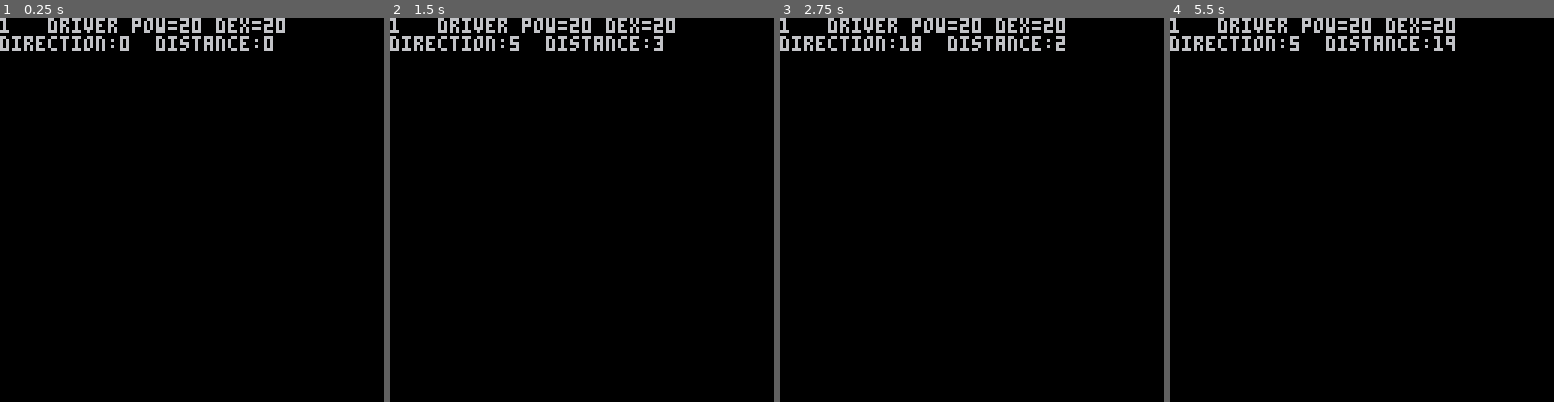
Above: before the commit, frames 1-4 (left to right).
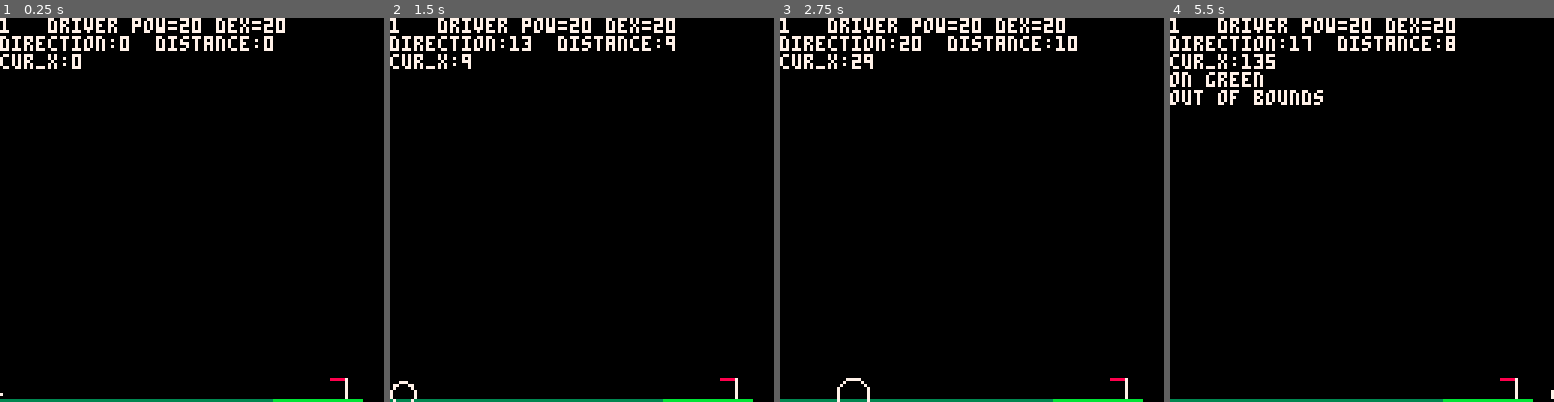
Above: after the commit, the same moments.

Repository: allstargoldeneye/pico8-power-projects
Game: PICO-8 cartridge dicegolf/dicegolf.p8
Two runs of this game, one before a commit and one after it. Both use one fixed random seed, a clock stepped at 60 frames per second and the inputs below.
Inputs:
- Up to frame 1 (0.25 s): no input
- Up to frame 2 (1.5 s): tap X (X key) at 1.07 s
- Up to frame 3 (2.75 s): tap X (X key) at 2.07, 2.4, 2.73 s; hold Down from 2.42 s (still down)
- Up to frame 4 (5.5 s): release Down at 2.82 s; tap X (X key) every 0.33 s from 3.07 to 5.4 s; hold Up 3.58-4.08 s; hold Down 4.58-5.08 s

The runs differ from the first frame. In frame 1, 3.4% of the frame differs, in the area x 0-95%, y 0-100%; in frame 2, 3.9%; in frame 3, 3.8%; in frame 4, 5.0%, in the area x 0-100%, y 0-100%.

Commit message:
Added a small "course" and swing display
This adds a small "course at the bottom of the screen and displays current location at the top. If ball reaches green or nat 20, it is displayed.

Diff:
--- a/dicegolf/dicegolf.p8
+++ b/dicegolf/dicegolf.p8
@@ -1,8 +1,9 @@
 pico-8 cartridge // http://www.pico-8.com
-version 42
+version 43
 __lua__
 function _init()
 	p_init()
+	map_init()
 end
 
 function _update()
@@ -21,6 +22,23 @@
  end --]]
  print("direction:"..s_direction
  .."  distance:"..s_distance)
+ print("cur_x:"..cur_ball_x)
+ draw_course()
+
+ if (btnp(❎)) then
+  cur_ball_x += s_distance
+  prev_shot = s_distance/2
+ end
+ circ(cur_ball_x-prev_shot
+      ,125,s_distance/2,7)
+
+ if (cur_ball_x >= green_edge or
+     s_distance == 20) then
+ print("on green")
+ end
+ if (cur_ball_x > 127) then
+ print("out of bounds")
+ end
 end
 -->8
 --p_init player stuff
@@ -39,7 +57,7 @@
      dex=18})
  --{"3 wood",dire=16,dist=18},
  --{"5 wood",dire=12,dist=12},
- add(clubs,{"2 iron",
+ add(clubs,{name="2 iron",
      pow=14,
      dex=17})
  --{"3 iron",dire=12,dist=16}
@@ -49,7 +67,7 @@
 -->8
 --math functions --
 function dice_roll(sides)
- roll = flr(rnd(sides-1)+1)
+ roll = 1+flr(rnd(sides))
  return roll
 end
 
@@ -70,12 +88,43 @@
   s_distance=dice_roll(clubs[club_select].dex)
  end
 end
+
+-->8
+--map stuff
+function map_init()
+end
+
+prev_shot = 0
+cur_ball_x = 0
+green_edge = 91
+
+function draw_course()
+ rectfill(0,127,120,127,3)
+ --rectfill(60,90,120,127,10)
+ rectfill(green_edge,127,120,127,11)
+ for i=120, 126 do
+  pset(115,i,7)
+ end
+ for i=110, 114 do
+  pset(i,120,8)
+ end
+end
 __gfx__
 00000000000000000000000000000000000000000000000000000000000000000000000000000000000000000000000000000000000000000000000000000000
 00000000000000000000000000000000000000000000000000000000000000000000000000000000000000000000000000000000000000000000000000000000
-00700700000000000000000000000000000000000000000000000000000000000000000000000000000000000000000000000000000000000000000000000000
-00077000000000000000000000000000000000000000000000000000000000000000000000000000000000000000000000000000000000000000000000000000
-00077000000000000000000000000000000000000000000000000000000000000000000000000000000000000000000000000000000000000000000000000000
-00700700000000000000000000000000000000000000000000000000000000000000000000000000000000000000000000000000000000000000000000000000
+00700700000670000000000000000000000000000000000000000000000000000000000000000000000000000000000000000000000000000000000000000000
+00077000007767000000000000000000000000000000000000000000000000000000000000000000000000000000000000000000000000000000000000000000
+00077000007676000000000000000000000000000000000000000000000000000000000000000000000000000000000000000000000000000000000000000000
+00700700000770000000000000000000000000000000000000000000000000000000000000000000000000000000000000000000000000000000000000000000
+__map__
+0000000000000000000000000000000000000000000000000000000000000000000000000000000000000000000000000000000000000000000000000000000000000000000000000000000000000000000000000000000000000000000000000000000000000000000000000000000000000000000000000000000000000000
+0000000000000101000000000000000000000000000000000000000000000000000000000000000000000000000000000000000000000000000000000000000000000000000000000000000000000000000000000000000000000000000000000000000000000000000000000000000000000000000000000000000000000000
+0000000001010101010100000000000000000000000000000000000000000000000000000000000000000000000000000000000000000000000000000000000000000000000000000000000000000000000000000000000000000000000000000000000000000000000000000000000000000000000000000000000000000000
+0000000001000000010101010000000000000000000000000000000000000000000000000000000000000000000000000000000000000000000000000000000000000000000000000000000000000000000000000000000000000000000000000000000000000000000000000000000000000000000000000000000000000000
+0000000001000000000101010101000000000000000000000000000000000000000000000000000000000000000000000000000000000000000000000000000000000000000000000000000000000000000000000000000000000000000000000000000000000000000000000000000000000000000000000000000000000000
+0000000001010000000000000001010000000000000000000000000000000000000000000000000000000000000000000000000000000000000000000000000000000000000000000000000000000000000000000000000000000000000000000000000000000000000000000000000000000000000000000000000000000000
+0000000000010101010100000000010000000000000000000000000000000000000000000000000000000000000000000000000000000000000000000000000000000000000000000000000000000000000000000000000000000000000000000000000000000000000000000000000000000000000000000000000000000000
+0000000000000000000000000000000000000000000000000000000000000000000000000000000000000000000000000000000000000000000000000000000000000000000000000000000000000000000000000000000000000000000000000000000000000000000000000000000000000000000000000000000000000000
+0001010101000000000000000000000000000000000000000000000000000000000000000000000000000000000000000000000000000000000000000000000000000000000000000000000000000000000000000000000000000000000000000000000000000000000000000000000000000000000000000000000000000000
 
 
